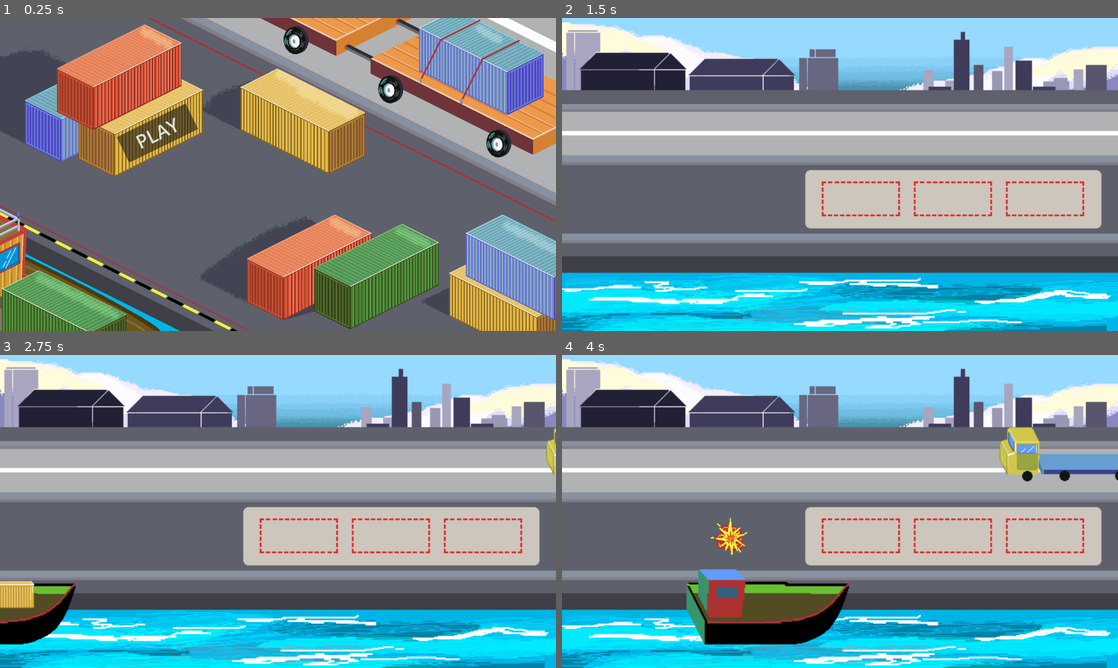
Above: before the commit, frames 1-4 (two rows, left to right).
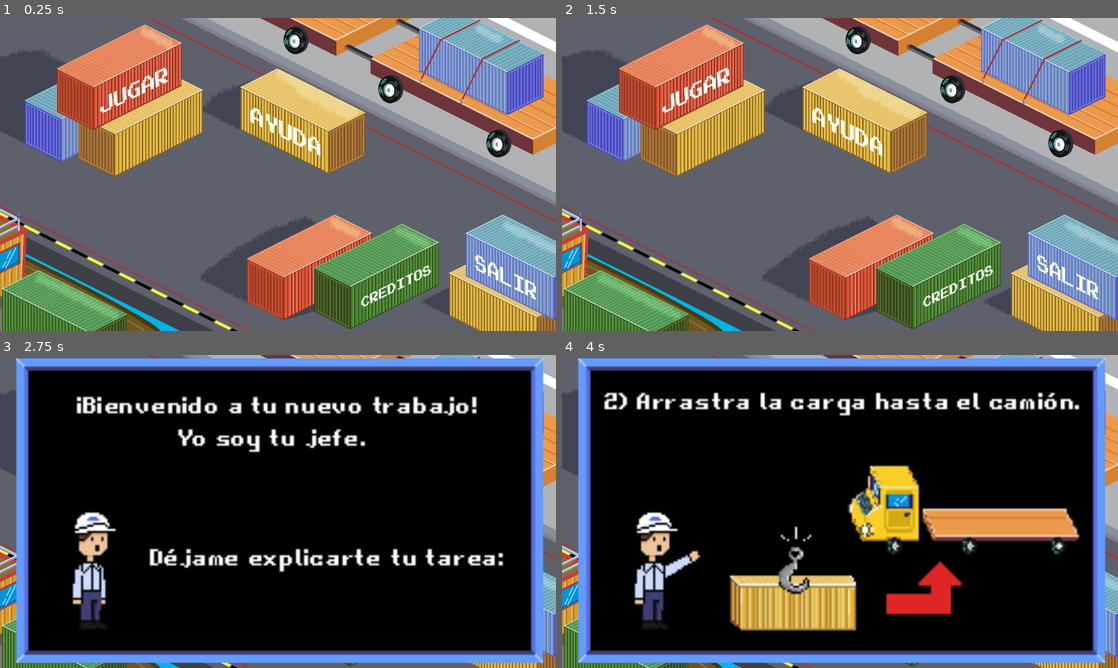
Above: after the commit, the same moments.

Repository: FlorCardinali/Game-jam-4.12.2023-puerto-de-ingeniero-white-
Game: Godot game, scene res://menu_inicio.tscn
The game is run twice, just before and just after one commit, with the same random seed, the same clock (stepped at 60 frames per second) and the same inputs.
Inputs (mouse positions are in pixels of both pictures, inside the frame that each line leads up to):
- Up to frame 1 (0.25 s): no input
- Up to frame 2 (1.5 s): click (956, 293) at 0.52 s; click (717, 133) at 1.25 s, where only the run before the commit has a clickable "PLAY"
- Up to frame 3 (2.75 s): click (289, 470) at 2.02 s
- Up to frame 4 (4 s): move the mouse to (567, 596) at 2.77 s; press the mouse at (567, 596) at 2.78 s; move the mouse to (728, 527) at 3.52 s; release the mouse at (728, 527) at 3.53 s; click (728, 527) at 3.6 s

The runs differ from the first frame. In frame 1, 2.5% of the frame differs, in the area x 18-97%, y 15-93%; in frame 2, 85%; in frame 3, 98%, in the area x 0-100%, y 0-100%; in frame 4, 98%.

Commit message:
pantalla de incio andando correctamente

Diff:
--- a/Inicio.gd
+++ b/Inicio.gd
@@ -1,12 +1,72 @@
 extends Node2D
 @export var main:PackedScene
 
+var en_creditos
+var en_ayuda
 
 func _ready():
-	pass
+	en_ayuda = false
+	en_creditos = false
+	$pantalla_creditos.visible = false
 
 func _process(delta):
-	pass
+	if en_creditos:
+		if Input.is_action_just_pressed("click_izquierdo"):
+			en_creditos = false
+
+			$Play.disabled = false
+			$Ayuda.disabled = false
+			$Creditos.disabled =false
+			$Salir.disabled =false
+
+			$pantalla_creditos.visible = false
+			$pantalla_creditos.stop()
+
+	if en_ayuda:
+		if Input.is_action_just_pressed("click_izquierdo"):
+			if $pantalla_ayuda.get_animation() == "primer_paso":
+				$pantalla_ayuda.set_animation("segundo_paso")
+				print("paso a 1")
+			elif $pantalla_ayuda.get_animation() == "segundo_paso":
+				$pantalla_ayuda.set_animation("tercer_paso")
+				print("paso a 2")
+			elif $pantalla_ayuda.get_animation() == "tercer_paso" :
+				en_ayuda = false
+
+				$Play.disabled = false
+				$Ayuda.disabled = false
+				$Creditos.disabled =false
+				$Salir.disabled =false
+
+				$pantalla_ayuda.visible = false
+
 
 func _on_play_pressed():
 	get_tree().change_scene_to_packed(main)
+
+
+func _on_creditos_pressed():
+	$pantalla_creditos.visible = true
+	$pantalla_creditos.play()
+
+	$Play.disabled =true
+	$Ayuda.disabled =true
+	$Creditos.disabled =true
+	$Salir.disabled =true
+
+	en_creditos = true
+
+func _on_ayuda_pressed():
+	$pantalla_ayuda.visible = true
+
+	$Play.disabled =true
+	$Ayuda.disabled =true
+	$Creditos.disabled =true
+	$Salir.disabled =true
+
+	$pantalla_ayuda.set_animation("primer_paso")
+	en_ayuda = true
+
+
+func _on_salir_pressed():
+	get_tree().quit()
--- a/barco.tscn
+++ b/barco.tscn
@@ -1,7 +1,7 @@
 [gd_scene load_steps=5 format=3 uid="uid://cyejm2shu20kj"]
 
-[ext_resource type="Texture2D" uid="uid://bgcm5k0mhma4d" path="res://img/Cabina barco.png" id="1_oywvl"]
-[ext_resource type="Texture2D" uid="uid://dr8yy0p3xbk1h" path="res://img/Coraza.png" id="2_qcuuy"]
+[ext_resource type="Texture2D" uid="uid://dvqfgfc7uabaf" path="res://img/barco/Cabina barco.png" id="1_r0mnq"]
+[ext_resource type="Texture2D" uid="uid://7n7by6wrs7pf" path="res://img/barco/Coraza barco.png" id="2_sg5mt"]
 
 [sub_resource type="RectangleShape2D" id="RectangleShape2D_vawqe"]
 size = Vector2(113, 253)
@@ -10,24 +10,25 @@
 size = Vector2(362.5, 91)
 
 [node name="barco" type="CharacterBody2D" groups=["barcos"]]
+process_mode = 1
 z_as_relative = false
 position = Vector2(3, 3)
 collision_priority = 5.0
 
 [node name="cabina" type="Sprite2D" parent="."]
 z_index = 2
-position = Vector2(190, 146)
+position = Vector2(182, 132)
 scale = Vector2(3, 3)
-texture = ExtResource("1_oywvl")
+texture = ExtResource("1_r0mnq")
 centered = false
 offset = Vector2(-50.3333, -49)
 
 [node name="coraza" type="Sprite2D" parent="."]
 z_index = 1
 z_as_relative = false
-position = Vector2(191, 142)
+position = Vector2(267, 246)
 scale = Vector2(3, 3)
-texture = ExtResource("2_qcuuy")
+texture = ExtResource("2_sg5mt")
 centered = false
 offset = Vector2(-98.3333, -64.6667)
 
@@ -40,5 +41,5 @@
 [node name="CollisionShape2D" type="CollisionShape2D" parent="."]
 z_index = 2
 z_as_relative = false
-position = Vector2(354, 194)
+position = Vector2(351, 213)
 shape = SubResource("RectangleShape2D_wwbuc")
--- a/caja.tscn
+++ b/caja.tscn
@@ -10,6 +10,7 @@
 size = Vector2(270, 140)
 
 [node name="caja" type="CharacterBody2D" groups=["cajas"]]
+process_mode = 1
 z_index = 2
 z_as_relative = false
 collision_mask = 0
--- a/camion.tscn
+++ b/camion.tscn
@@ -1,8 +1,8 @@
 [gd_scene load_steps=6 format=3 uid="uid://bexi10yhppw4w"]
 
 [ext_resource type="Script" path="res://camion.gd" id="1_al8ed"]
-[ext_resource type="Texture2D" uid="uid://ct3ekkk6a7gh3" path="res://img/Delante de camion.png" id="1_ghuuv"]
-[ext_resource type="Texture2D" uid="uid://dqw7bxxlks3jj" path="res://img/Atras camion.png" id="2_frnof"]
+[ext_resource type="Texture2D" uid="uid://bbwp8gnd0aqai" path="res://img/camion/Camion delante.png" id="2_bmdv1"]
+[ext_resource type="Texture2D" uid="uid://bm4cs8qlblqde" path="res://img/camion/Camion detras.png" id="3_yv3p6"]
 
 [sub_resource type="RectangleShape2D" id="RectangleShape2D_jjrn5"]
 size = Vector2(439.125, 200)
@@ -11,6 +11,7 @@
 size = Vector2(438, 202.375)
 
 [node name="Camion" type="CharacterBody2D"]
+process_mode = 1
 z_index = 2
 z_as_relative = false
 collision_layer = 4
@@ -26,17 +27,17 @@
 [node name="cabina_camion" type="Sprite2D" parent="."]
 z_index = 2
 z_as_relative = false
-position = Vector2(5, -66)
+position = Vector2(4, 1)
 scale = Vector2(3, 3)
-texture = ExtResource("1_ghuuv")
+texture = ExtResource("2_bmdv1")
 centered = false
 
 [node name="acoplado_camion" type="Sprite2D" parent="."]
 z_index = 1
 z_as_relative = false
-position = Vector2(92, 26)
-scale = Vector2(3, 3)
-texture = ExtResource("2_frnof")
+position = Vector2(136, 97)
+scale = Vector2(2.40708, 2.96875)
+texture = ExtResource("3_yv3p6")
 centered = false
 
 [node name="area_camion" type="Area2D" parent="."]
@@ -47,5 +48,5 @@
 collision_mask = 2
 
 [node name="colision_camion" type="CollisionShape2D" parent="area_camion"]
-position = Vector2(86, 48.8125)
+position = Vector2(87, 48)
 shape = SubResource("RectangleShape2D_k2sk0")
--- a/control_barco.gd
+++ b/control_barco.gd
@@ -5,7 +5,6 @@
 var barco_instancia
 var hay_barco = false
 signal aparece_barco(barco)
-signal mover_caja_con_barco(caja,barco)
 var colision_barco
 var vector_barco = Vector2(10,0)
 var caja_barco
@@ -37,6 +36,5 @@
 		elif caja_barco.global_position.x >= 1930:
 			caja_barco.queue_free()
 
-
 func _on_control_cajas_caja_creada(caja):
 	caja_barco = caja
--- a/control_camiones.gd
+++ b/control_camiones.gd
@@ -7,6 +7,7 @@
 var area_camioncito
 var vector_camion = Vector2(-5,0) #velocidad a la que va el camion
 signal area_del_camion(area)
+signal puntos(punto)
 
 func _process(delta):
 	if not hay_camion:
@@ -35,11 +36,8 @@
 	if par_camion.position.x <= -400:
 		if area_camioncito.get_overlapping_bodies().size() > 0:
 			area_camioncito.get_overlapping_bodies()[0].queue_free() #eliminacion de caja
-			#contado de puntos
-#			puntos += 1
-#			print("puntos: ", puntos)
-#		else:
-#			fallos+=1
-#			print("fallos: ", fallos)
+			emit_signal("puntos",1)
+		else:
+			emit_signal("puntos",0)
 		par_camion.queue_free()
 		hay_camion = false
--- a/main.gd
+++ b/main.gd
@@ -1,28 +1,22 @@
 extends Node
 
-@export var barco:PackedScene
-@export var caja:PackedScene
-@export var camion:PackedScene
-
 var nivel = 1
-#derrota
 var fallos = 0
-#victoria
 var puntos = 0
-
-
-var vector_caja = Vector2(11,0)
-
 
 func _ready():
 	pass
 
+func _process(delta):
+	#condicion de victoria
+	if  puntos >= 1:
+		nivel+=1
+		$Ganaste.visible = true
+		get_tree().paused = true
 
 
-func _process(delta):
-
-	#condicion de victoria
-	if  puntos >= 2*nivel:
-		nivel+=1
-		$Ganaste.visible = true
-#		get_tree().paused
+func _on_control_camiones_puntos(punto):
+	if punto == 1:
+		puntos+=1
+	else:
+		fallos+=1
--- a/main.tscn
+++ b/main.tscn
@@ -47,30 +47,45 @@
 size = Vector2(260, 107)
 
 [node name="Main" type="Node"]
+process_mode = 3
 script = ExtResource("1_k82ms")
-barco = ExtResource("3_e6qwp")
-caja = ExtResource("2_w4d3y")
-camion = ExtResource("4_ji80p")
+
+[node name="Ganaste" type="ColorRect" parent="."]
+process_mode = 3
+visible = false
+modulate = Color(0, 0, 0, 0.67451)
+z_index = 5
+z_as_relative = false
+anchors_preset = -1
+offset_right = 1921.0
+offset_bottom = 1081.0
+color = Color(0.0117647, 0.0431373, 0.0666667, 0.858824)
 
 [node name="control_camiones" type="Node" parent="."]
+process_mode = 1
 script = ExtResource("5_kjx4e")
 camion = ExtResource("4_ji80p")
 
 [node name="timer_camion" type="Timer" parent="control_camiones"]
+process_mode = 1
 autostart = true
 
 [node name="control_barco" type="Node" parent="."]
+process_mode = 1
 script = ExtResource("6_y878k")
 barco = ExtResource("3_e6qwp")
 
 [node name="timer_barco" type="Timer" parent="control_barco"]
+process_mode = 1
 autostart = true
 
 [node name="control_cajas" type="Node" parent="."]
+process_mode = 1
 script = ExtResource("7_isrxx")
 caja = ExtResource("2_w4d3y")
 
 [node name="explocion" type="AnimatedSprite2D" parent="control_cajas"]
+process_mode = 1
 visible = false
 z_index = 4
 z_as_relative = false
@@ -83,9 +98,12 @@
 centered = false
 
 [node name="fondo" parent="." instance=ExtResource("1_ijuxq")]
+process_mode = 1
+z_index = -1
 metadata/_edit_lock_ = true
 
 [node name="area_1" type="Area2D" parent="." groups=["area_dejable"]]
+process_mode = 1
 z_index = 2
 z_as_relative = false
 position = Vector2(918, 578)
@@ -99,6 +117,7 @@
 shape = SubResource("RectangleShape2D_vcqri")
 
 [node name="area_2" type="Area2D" parent="." groups=["area_dejable"]]
+process_mode = 1
 z_index = 2
 z_as_relative = false
 position = Vector2(1230, 576)
@@ -112,6 +131,7 @@
 shape = SubResource("RectangleShape2D_2fsx5")
 
 [node name="area_3" type="Area2D" parent="." groups=["area_dejable"]]
+process_mode = 1
 z_index = 2
 z_as_relative = false
 position = Vector2(1548, 577)
@@ -124,13 +144,8 @@
 position = Vector2(121, 47)
 shape = SubResource("RectangleShape2D_okpje")
 
-[node name="Ganaste" type="ColorRect" parent="."]
-visible = false
-offset_right = 1917.0
-offset_bottom = 1079.0
-color = Color(0.0117647, 0.0431373, 0.0666667, 0.654902)
-
 [connection signal="area_del_camion" from="control_camiones" to="control_cajas" method="_on_control_camiones_area_del_camion"]
+[connection signal="puntos" from="control_camiones" to="." method="_on_control_camiones_puntos"]
 [connection signal="aparece_barco" from="control_barco" to="control_cajas" method="_on_control_barco_aparece_barco"]
 [connection signal="caja_creada" from="control_cajas" to="control_barco" method="_on_control_cajas_caja_creada"]
 [connection signal="animation_finished" from="control_cajas/explocion" to="control_cajas" method="_on_explocion_animation_finished"]
--- a/menu_inicio.tscn
+++ b/menu_inicio.tscn
@@ -1,25 +1,159 @@
-[gd_scene load_steps=4 format=3 uid="uid://chy5jnwc84n0c"]
+[gd_scene load_steps=26 format=3 uid="uid://chy5jnwc84n0c"]
 
 [ext_resource type="Script" path="res://Inicio.gd" id="1_0uyne"]
 [ext_resource type="PackedScene" uid="uid://t73h5m77xd8s" path="res://main.tscn" id="2_8ghba"]
 [ext_resource type="Texture2D" uid="uid://0necnmkdeb67" path="res://img/menu/Portada_Referencia.png" id="2_blodh"]
+[ext_resource type="Texture2D" uid="uid://bl0j68jw5kyxr" path="res://img/botones/Jugar-normal.png" id="4_n6wds"]
+[ext_resource type="Texture2D" uid="uid://ddoht32w7qewm" path="res://img/botones/Jugar-clicked.png" id="5_l5vwe"]
+[ext_resource type="Texture2D" uid="uid://bep0hnirnvlck" path="res://img/botones/Jugar-hover.png" id="6_b6lyi"]
+[ext_resource type="Texture2D" uid="uid://dmmo4fk4i8pku" path="res://img/botones/Creditos-normal.png" id="7_b5ttw"]
+[ext_resource type="Texture2D" uid="uid://b5a2mhqc8tits" path="res://img/botones/Creditos-clicked.png" id="8_27vhy"]
+[ext_resource type="Texture2D" uid="uid://crqb7d082gtv6" path="res://img/botones/Creditos-hover.png" id="9_v50ex"]
+[ext_resource type="Texture2D" uid="uid://dar27xn7ma2mq" path="res://img/botones/Salir-normal.png" id="10_nmnqp"]
+[ext_resource type="Texture2D" uid="uid://cjrraf8worknx" path="res://img/botones/Salir-clicked.png" id="11_ks2rd"]
+[ext_resource type="Texture2D" uid="uid://be6o46sdkv50v" path="res://img/botones/Salir-hover.png" id="12_an7dh"]
+[ext_resource type="Texture2D" uid="uid://cwhjy6iq6rens" path="res://img/botones/Ayuda-normal.png" id="13_flcg0"]
+[ext_resource type="Texture2D" uid="uid://c0xk4l0cxjk0f" path="res://img/botones/Ayuda-clicked.png" id="14_wihjo"]
+[ext_resource type="Texture2D" uid="uid://uqgbd5xuksq0" path="res://img/botones/Ayuda-gover.png" id="15_x2q2q"]
+[ext_resource type="Texture2D" uid="uid://cjdnujdpkw8rw" path="res://img/creditos/Creds-01.png" id="16_tipfq"]
+[ext_resource type="Texture2D" uid="uid://bjyaaqwse3y81" path="res://img/creditos/Creds-02.png" id="17_u7ck5"]
+[ext_resource type="Texture2D" uid="uid://c85slaornya81" path="res://img/creditos/Creds-03.png" id="18_ra68l"]
+[ext_resource type="Texture2D" uid="uid://4yp0q7qai6iv" path="res://img/creditos/Creds-04.png" id="19_skwhg"]
+[ext_resource type="Texture2D" uid="uid://bvx3lsc5lis03" path="res://img/creditos/Creds-05.png" id="20_uest4"]
+[ext_resource type="Texture2D" uid="uid://c3wx47rrhq2c2" path="res://img/tutorial/Instrucciones_1.png" id="21_y2373"]
+[ext_resource type="Texture2D" uid="uid://bmf07tgw21wn1" path="res://img/tutorial/Instrucciones_2.png" id="22_15rce"]
+[ext_resource type="Texture2D" uid="uid://bdatapjco1w4e" path="res://img/tutorial/Instrucciones_3.png" id="23_pjk3b"]
+
+[sub_resource type="SpriteFrames" id="SpriteFrames_s8naf"]
+animations = [{
+"frames": [{
+"duration": 1.0,
+"texture": ExtResource("16_tipfq")
+}, {
+"duration": 1.0,
+"texture": ExtResource("17_u7ck5")
+}, {
+"duration": 1.0,
+"texture": ExtResource("18_ra68l")
+}, {
+"duration": 1.0,
+"texture": ExtResource("19_skwhg")
+}, {
+"duration": 1.0,
+"texture": ExtResource("20_uest4")
+}],
+"loop": true,
+"name": &"creditos",
+"speed": 5.0
+}]
+
+[sub_resource type="SpriteFrames" id="SpriteFrames_6j4pp"]
+animations = [{
+"frames": [{
+"duration": 1.0,
+"texture": ExtResource("21_y2373")
+}],
+"loop": true,
+"name": &"primer_paso",
+"speed": 5.0
+}, {
+"frames": [{
+"duration": 1.0,
+"texture": ExtResource("22_15rce")
+}],
+"loop": true,
+"name": &"segundo_paso",
+"speed": 5.0
+}, {
+"frames": [{
+"duration": 1.0,
+"texture": ExtResource("23_pjk3b")
+}],
+"loop": true,
+"name": &"tercer_paso",
+"speed": 5.0
+}]
 
 [node name="Node2D" type="Node2D"]
+process_mode = 3
 script = ExtResource("1_0uyne")
 main = ExtResource("2_8ghba")
 
 [node name="fondo_inicio" type="Sprite2D" parent="."]
+process_mode = 3
 texture = ExtResource("2_blodh")
 centered = false
+metadata/_edit_lock_ = true
 
-[node name="Play" type="Button" parent="."]
+[node name="Play" type="TextureButton" parent="."]
 process_mode = 3
-offset_left = 403.0
-offset_top = 411.0
-offset_right = 668.0
-offset_bottom = 509.0
-rotation = -0.453258
-theme_override_font_sizes/font_size = 65
-text = "PLAY"
+offset_left = 292.0
+offset_top = 140.0
+offset_right = 618.0
+offset_bottom = 370.0
+rotation = -0.000174493
+texture_normal = ExtResource("4_n6wds")
+texture_pressed = ExtResource("5_l5vwe")
+texture_hover = ExtResource("6_b6lyi")
+ignore_texture_size = true
+stretch_mode = 4
+
+[node name="Creditos" type="TextureButton" parent="."]
+process_mode = 3
+offset_left = 1214.0
+offset_top = 816.0
+offset_right = 1521.0
+offset_bottom = 1078.0
+texture_normal = ExtResource("7_b5ttw")
+texture_pressed = ExtResource("8_27vhy")
+texture_hover = ExtResource("9_v50ex")
+ignore_texture_size = true
+stretch_mode = 4
+
+[node name="Salir" type="TextureButton" parent="."]
+process_mode = 3
+offset_left = 1596.0
+offset_top = 784.0
+offset_right = 1912.0
+offset_bottom = 1031.0
+texture_normal = ExtResource("10_nmnqp")
+texture_pressed = ExtResource("11_ks2rd")
+texture_hover = ExtResource("12_an7dh")
+ignore_texture_size = true
+stretch_mode = 4
+
+[node name="Ayuda" type="TextureButton" parent="."]
+process_mode = 3
+offset_left = 827.0
+offset_top = 274.0
+offset_right = 1167.0
+offset_bottom = 510.0
+rotation = 0.0254942
+texture_normal = ExtResource("13_flcg0")
+texture_pressed = ExtResource("14_wihjo")
+texture_hover = ExtResource("15_x2q2q")
+ignore_texture_size = true
+stretch_mode = 4
+
+[node name="pantalla_creditos" type="AnimatedSprite2D" parent="."]
+visible = false
+position = Vector2(0, -4)
+scale = Vector2(1.02831, 0.989917)
+sprite_frames = SubResource("SpriteFrames_s8naf")
+animation = &"creditos"
+frame_progress = 0.807521
+centered = false
+
+[node name="pantalla_ayuda" type="AnimatedSprite2D" parent="."]
+visible = false
+z_index = 2
+position = Vector2(56, 12)
+scale = Vector2(7, 7)
+sprite_frames = SubResource("SpriteFrames_6j4pp")
+animation = &"primer_paso"
+centered = false
 
 [connection signal="pressed" from="Play" to="." method="_on_play_pressed"]
+[connection signal="pressed" from="Creditos" to="." method="_on_creditos_pressed"]
+[connection signal="pressed" from="Salir" to="." method="_on_salir_pressed"]
+[connection signal="pressed" from="Ayuda" to="." method="_on_ayuda_pressed"]
--- a/project.godot
+++ b/project.godot
@@ -30,6 +30,11 @@
 "events": [Object(InputEventMouseButton,"resource_local_to_scene":false,"resource_name":"","device":-1,"window_id":0,"a …(236 unchanged characters)…
 ]
 }
+enter={
+"deadzone": 0.5,
+"events": [Object(InputEventKey,"resource_local_to_scene":false,"resource_name":"","device":-1,"window_id":0,"alt_pressed":false,"shift_pressed":false,"ctrl_pressed":false,"meta_pressed":false,"pressed":false,"keycode":0,"physical_keycode":4194309,"key_label":0,"unicode":0,"echo":false,"script":null)
+]
+}
 
 [layer_names]
 
Binary file removed: img/Atras camion.png
Not shown, removed: img/Atras camion.png.import
Binary file removed: img/Barco.png
Not shown, removed: img/Barco.png.import
Binary file removed: img/Cabina barco.png
Not shown, removed: img/Cabina barco.png.import
Binary file removed: img/Camion.png
Not shown, removed: img/Camion.png.import
Binary file removed: img/Coraza.png
Not shown, removed: img/Coraza.png.import
Binary file removed: img/Delante de camion.png
Not shown, removed: img/Delante de camion.png.import
(and 46 more such lines)
